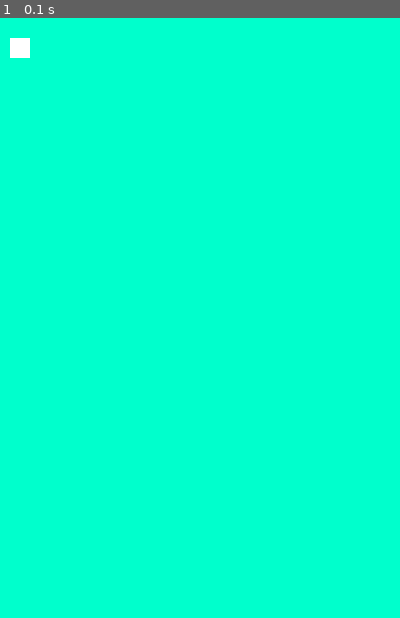
Above: before the commit, frame 1.
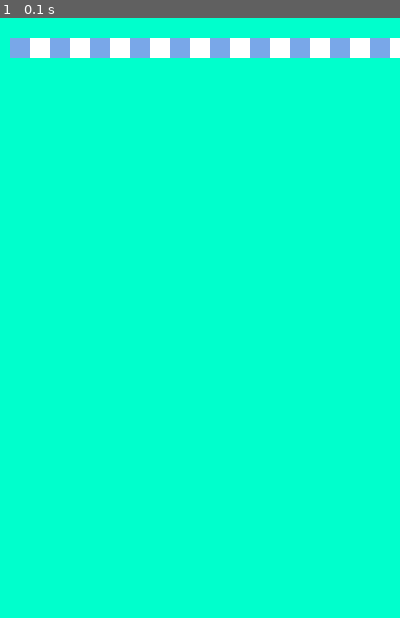
Above: after the commit, the same moment.

Repository: Roman-Blokhin/Python
Game: pygame game, started from my_code/snake/main.py
The game is run twice, just before and just after one commit, with the same random seed, the same clock (stepped at 60 frames per second) and the same inputs.
Inputs:
- Up to frame 1 (0.1 s): no input

The runs differ from the first frame. In frame 1, 3.2% of the frame differs, in the area x 2-100%, y 3-7%.

Commit message:
Pygame. Game Snake. Создание других квадратов в ряду и разделение по цвету

Diff:
--- a/my_code/snake/main.py
+++ b/my_code/snake/main.py
@@ -1,7 +1,10 @@
 import pygame
+
+# ------------------------------------ КОНСТАНТЫ ------------------------------------
 
 FRAME_COLOR = (0, 255, 204)  # 7. window color
 WHITE = (255, 255, 255)  # 10. rect color
+BLUE = (121, 167, 232)  # 15. rect color
 
 SIZE_BLOCK = 20  # 12. rectangle's size
 COUNT_BLOCKS = 20  # 13. сколько у нас будет квадратиков на экране
@@ -9,10 +12,14 @@
 size = [400, 600]  # 1. переменная с размерами для окна
 
 
+# ------------------------------------ ЭКРАН ------------------------------------
+
 # 2. создаем окно для игры
 screen = pygame.display.set_mode(size)
 pygame.display.set_caption('Змейка')  # 3. создаем заголовок окна
 
+
+# ------------------------------------ ЦИКЛ ОБРАБОТКИ СОБЫТИЙ ------------------------------------
 
 # 4. делаем цикл, который обрабатывает каждое событие в открытом окне
 while True:
@@ -24,7 +31,15 @@
     # 8. создаем заливку нашего окна
     screen.fill(FRAME_COLOR)
 
-    # 11. рисуем квадратики нашего поля(место, цвет, [расположение и размер квадрата])
-    pygame.draw.rect(screen, WHITE, [10, 20, SIZE_BLOCK, SIZE_BLOCK])
+    # 14. Цикл для создания множества квадратов
+    for column in range(COUNT_BLOCKS):
+        # 16. делаем проверку на четность, чтобы раскрасить наши квадраты
+        if column%2 == 0:
+            color = BLUE
+        else:
+            color = WHITE
+        # 11. рисуем квадратики нашего поля(место, цвет, [расположение и размер квадрата])
+        # пишем формулу в координате х - нач. точку координат умножаем на колонку и количество квадратов
+        pygame.draw.rect(screen, color, [10+column*COUNT_BLOCKS, 20, SIZE_BLOCK, SIZE_BLOCK])
 
     pygame.display.flip()  # 9. экран переворачивается к нам лицом и мы видим результат работы
